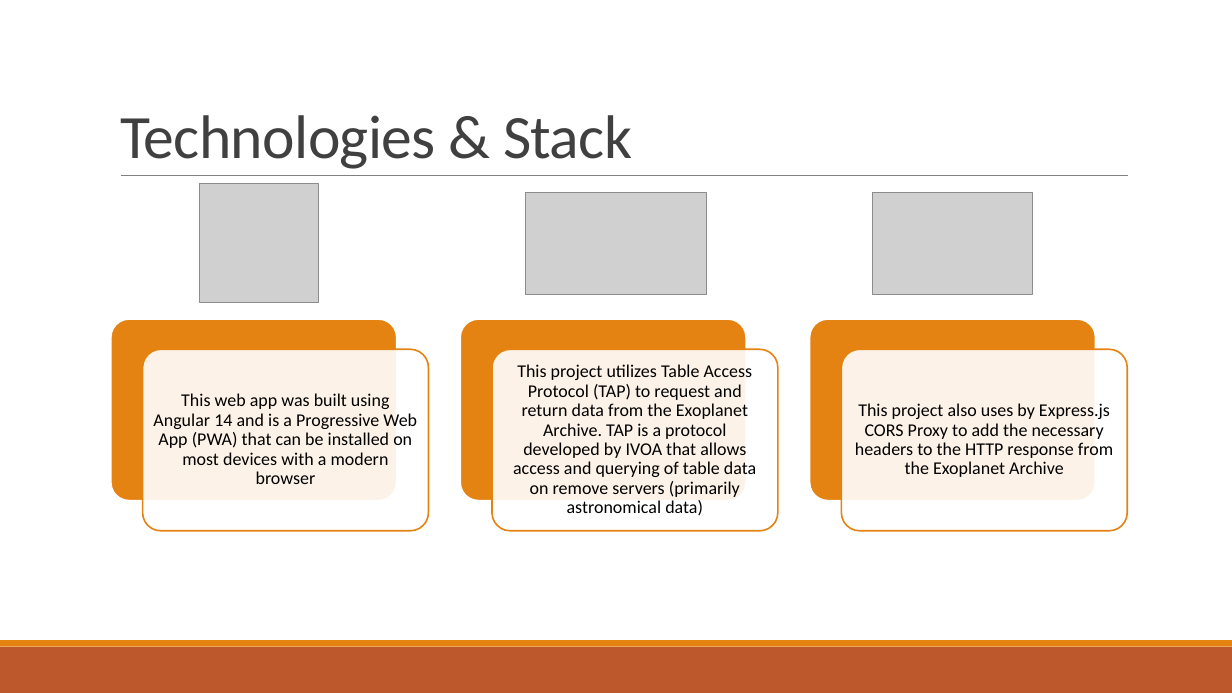
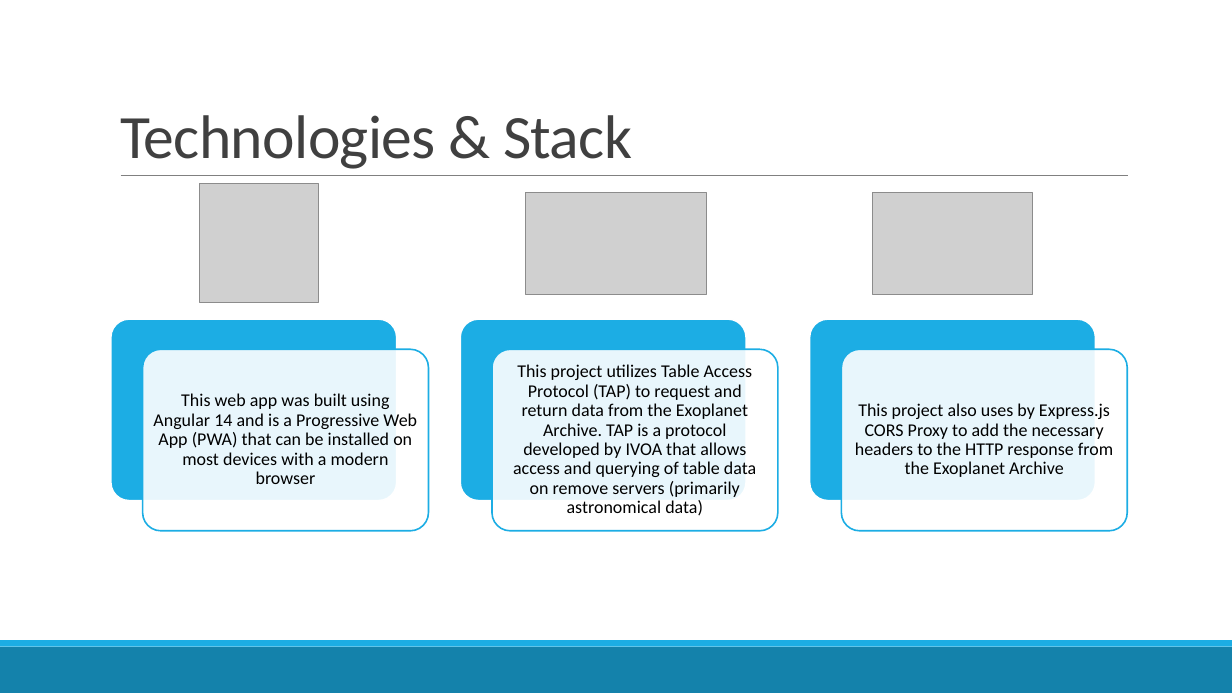
Before and after one commit to jarvisar/senior-design, a slide deck: slide 6 of Final Project Presentation.pptx. Drawn at 1232x693 pixels with LibreOffice and Linux fonts; fonts in the diff are those of the drawing; grey boxes stand for pictures. Boxes give left, top, right and bottom in pixels: in the first picture for what was removed or moved away, otherwise in the second. Text is boxed around its words. In the diff, an @@ line names an element or a change of style, - is before the commit and + after.

```diff
--- a/Final Project Presentation.pptx
+++ b/Final Project Presentation.pptx
@@ fill #E48312 to #1CADE4 in 4 elements at <box>0,640,1232,647</box>, <box>111,319,396,500</box>, <box>460,319,746,500</box>, <box>810,319,1095,500</box> @@
@@ outline #E48312 1.25 pt to #1CADE4 1.25 pt in 3 elements at <box>142,349,428,531</box>, <box>492,349,777,531</box>, <box>842,349,1128,531</box> @@
@@ rectangle at <box>0,647,1232,693</box>: fill #BD582C to #1482AB @@
```
Also in this commit, not shown: 9 other slides changed.
